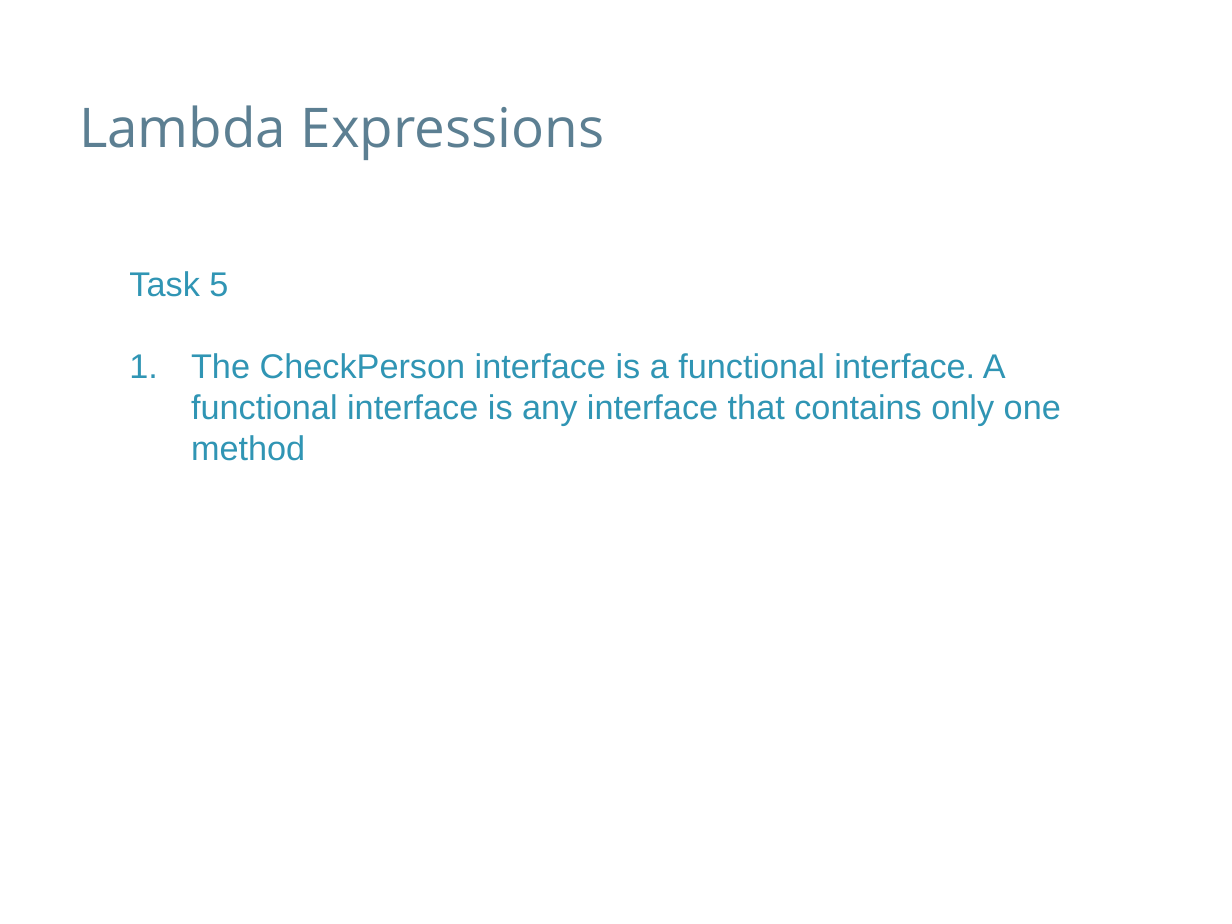
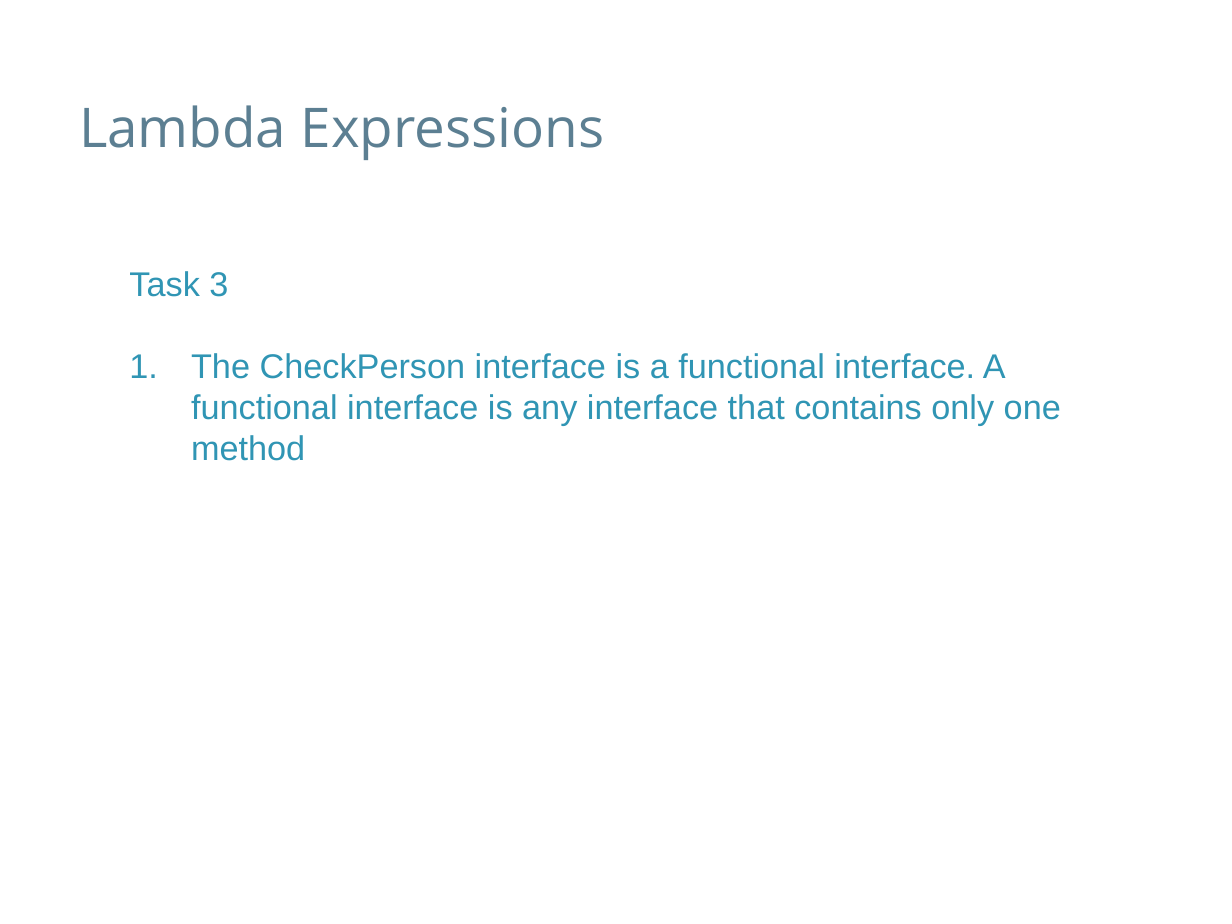
Before and after one commit to speedyswedy/Lambda, a slide deck: slide 10 of slides/Java 8 - Lambda Expresssions.pptx (slide 14 before the commit). Drawn at 1232x924 pixels with LibreOffice and Linux fonts; fonts in the diff are those of the drawing; background and template pictures are left out. Boxes give left, top, right and bottom in pixels: in the first picture for what was removed or moved away, otherwise in the second. Text is boxed around its words. In the diff, an @@ line names an element or a change of style, - is before the commit and + after.

```diff
--- a/slides/Java 8 - Lambda Expresssions.pptx
+++ b/slides/Java 8 - Lambda Expresssions.pptx
@@ text at [129,271,228,297]: text changed @@
-Task 5
+Task 3
```
Also in this commit, not shown: 10 other slides changed, 7 slides removed, 2 other files.
